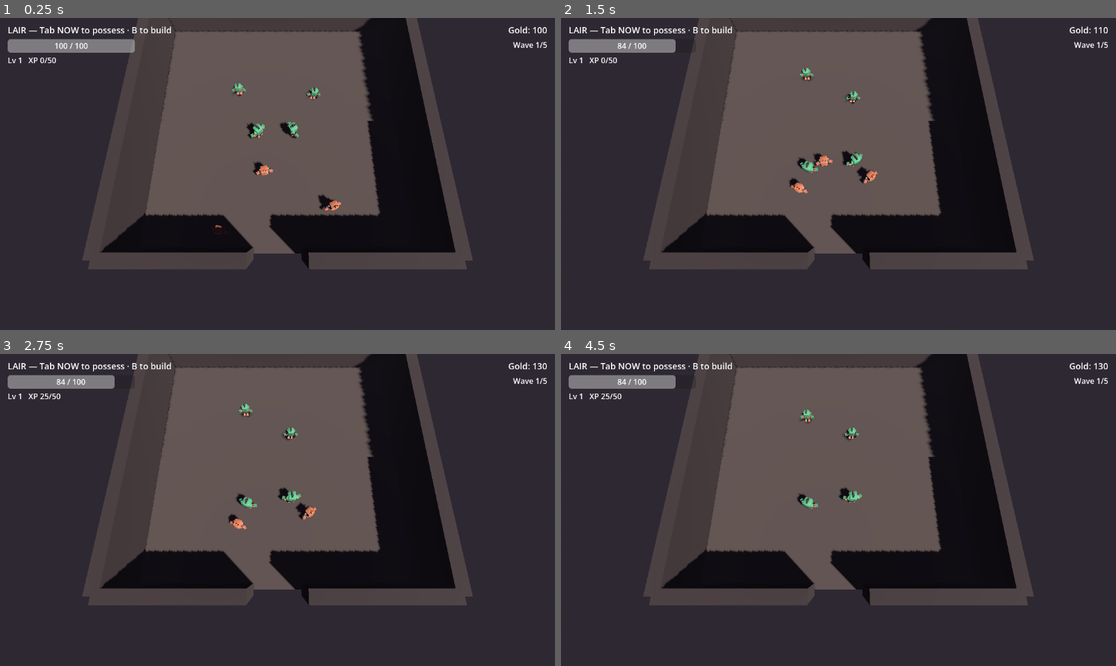
Above: before the commit, frames 1-4 (two rows, left to right).
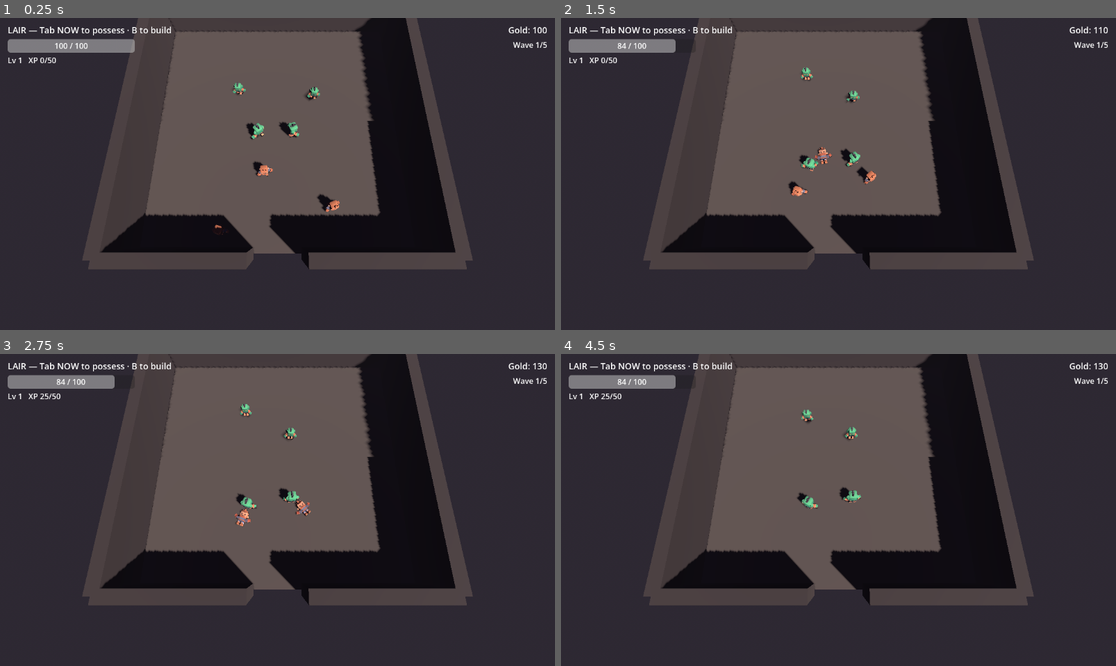
Above: after the commit, the same moments.

Repository: TAgents/orcs-lair
Game: Godot game, scene res://scenes/lair.tscn
The game is run twice, just before and just after one commit, with the same random seed, the same clock (stepped at 60 frames per second) and the same inputs.
Inputs (mouse positions are in pixels of both pictures, inside the frame that each line leads up to):
- Up to frame 1 (0.25 s): no input
- Up to frame 2 (1.5 s): tap Enter at 0.5 s; move the mouse to (960, 158) at 0.52 s; hold D (move_right) 0.53-1.28 s; tap J (attack) at 0.6, 1.35 s; click (960, 158) at 0.67 s; move the mouse to (727, 189) at 1.27 s; hold S (move_back) from 1.28 s (still down)
- Up to frame 3 (2.75 s): move the mouse to (333, 441) at 2.02 s; release S (move_back) at 2.03 s; press the mouse at (333, 441) at 2.03 s; hold D (move_right) from 2.03 s (still down); tap J (attack) at 2.3 s
- Up to frame 4 (4.5 s): move the mouse to (810, 572) at 2.77 s; release D (move_right) at 2.78 s; release the mouse at (810, 572) at 2.78 s; hold W (move_forward) 2.78-3.53 s; right-click (810, 572) at 2.85 s; click (810, 572) at 2.92 s; tap J (attack) at 3.05, 3.8 s; move the mouse to (1005, 556) at 3.52 s; hold 1 (build_select_1) 3.53-4.28 s; hold A (move_left) from 3.53 s (still down); move the mouse to (672, 463) at 4.27 s; tap 2 (build_select_2) at 4.35 s

The runs differ from the first frame. In frame 1, 0.3% of the frame differs, in the area x 38-62%, y 20-70%; in frame 2, 0.5%, in the area x 40-58%, y 15-58%; in frame 3, 0.4%; in frame 4, 0.2%.

Commit message:
feat: skeletal animations for orcs, workers, raiders
The Kenney Mini Dungeon GLBs ship a full animation library (idle, walk,
sprint, attack-melee-left/right, die, interact-right, …). We now hook it
up: the imported AnimationPlayer is cached after model swap and exposed
through Orc.play_anim() / update_locomotion_anim().

Wiring:
  - Idle/walk picked from velocity each physics tick.
  - Champion swing → attack-melee-right; cleave → attack-melee-left;
    charge → sprint (held during the dash).
  - Raider swing → attack-melee-right.
  - Worker WORKING state loops interact-right (looks like construction).
  - Death plays the 'die' anim (replaces the cheap tip-over tween),
    falling back to the tween for headless / models that lack it.

Also adds an inspector helper (scripts/test/inspect_glb.gd) used to enumerate
the pack's animation tracks, plus an anim_sequence scenario that captures
24 frames at 4 fps so reviewers can scrub through the result.

All 18 headless scenarios still pass.

Co-Authored-By: Claude Opus 4.7 (1M context) <noreply@anthropic.com>

Diff:
--- /dev/null
+++ b/scenarios/anim_sequence.json
@@ -0,0 +1,20 @@
+{
+	"name": "anim_sequence",
+	"description": "Captures one frame every 0.25s for 6 seconds → 24 frames in /tmp/anim_frames/. Useful for eyeballing whether walk/attack/die animations actually animate. Run interactively (no --headless). Workers wander, AI champion attacks the dummy raider, raider dies and plays die animation.",
+	"seed": 333,
+	"max_duration_s": 6,
+	"champion": {
+		"max_hp": 100,
+		"damage": 14,
+		"move_speed": 5.0
+	},
+	"raiders": [
+		{"position": [0, 0, 8], "max_hp": 30, "damage": 4, "move_speed": 3.0}
+	],
+	"inputs": [],
+	"screenshot_every_s": 0.25,
+	"screenshot_dir": "/tmp/anim_frames",
+	"pass_criteria": {
+		"champion_alive": true
+	}
+}
--- a/scripts/orcs/champion.gd
+++ b/scripts/orcs/champion.gd
@@ -96,6 +96,7 @@
 	apply_gravity(delta)
 	move_and_slide()
 	_face_velocity()
+	update_locomotion_anim()
 
 func _player_input() -> void:
 	var raw := Vector2(
@@ -159,6 +160,7 @@
 
 func _swing() -> void:
 	_attack_timer = attack_cooldown
+	play_anim("attack-melee-right", true)
 	hitbox.monitoring = true
 	# Snap-check anything already overlapping at swing start.
 	for body in hitbox.get_overlapping_bodies():
@@ -173,6 +175,7 @@
 	_attack_timer = attack_cooldown
 	_cleave_timer = cleave_cooldown
 	_cleave_active = true
+	play_anim("attack-melee-left", true)
 	var box: BoxShape3D = hitbox_shape.shape as BoxShape3D
 	if box != null:
 		box.size = cleave_size
@@ -215,6 +218,7 @@
 	_charge_already_hit.clear()
 	_charge_dir = _current_facing_or_input()
 	hitbox.monitoring = true
+	play_anim("sprint", true)
 
 func _current_facing_or_input() -> Vector3:
 	# Prefer the player's current move-input vector; fall back to body facing.
--- a/scripts/orcs/orc.gd
+++ b/scripts/orcs/orc.gd
@@ -13,6 +13,11 @@
 
 const GRAVITY: float = 20.0
 var _vulnerable: bool = true
+
+# AnimationPlayer of the swapped-in GLB model (Kenney Mini Dungeon ships
+# rigged characters with idle/walk/sprint/attack-melee-*/die/interact-*).
+# Null when running --headless (no model loaded).
+var _anim_player: AnimationPlayer = null
 
 func take_damage(amount: float, _source: Node = null) -> void:
 	if not _vulnerable or hp <= 0.0:
@@ -31,13 +36,41 @@
 	died.emit(self)
 	set_physics_process(false)
 	$CollisionShape3D.disabled = true
-	# Visual: tip over and fade. Keep it cheap.
-	var mesh: Node3D = get_node_or_null("Mesh")
-	if mesh:
-		var tween := create_tween()
-		tween.tween_property(mesh, "rotation:x", deg_to_rad(-85.0), 0.3)
+	# Prefer the Kenney 'die' animation when present; fall back to a tip-over
+	# tween for headless and any model that lacks the animation.
+	if _anim_player != null and _anim_player.has_animation("die"):
+		_anim_player.play("die")
+	else:
+		var mesh: Node3D = get_node_or_null("Mesh")
+		if mesh:
+			var tween := create_tween()
+			tween.tween_property(mesh, "rotation:x", deg_to_rad(-85.0), 0.3)
 	await get_tree().create_timer(2.0).timeout
 	queue_free()
+
+# Play `name` if it exists and isn't already current. force=true restarts.
+func play_anim(anim_name: String, force: bool = false) -> void:
+	if _anim_player == null:
+		return
+	if not _anim_player.has_animation(anim_name):
+		return
+	if force or _anim_player.current_animation != anim_name:
+		_anim_player.play(anim_name)
+
+# Called from subclasses each physics tick after move_and_slide. Picks
+# walk/idle by velocity unless an attack/sprint anim is already playing.
+func update_locomotion_anim() -> void:
+	if _anim_player == null:
+		return
+	var cur: String = _anim_player.current_animation
+	# Don't interrupt one-shot anims (attack/death) — let them play out.
+	if cur in ["attack-melee-left", "attack-melee-right", "die"]:
+		return
+	var horiz: float = Vector2(velocity.x, velocity.z).length()
+	if horiz > 0.5:
+		play_anim("walk")
+	else:
+		play_anim("idle")
 
 func apply_gravity(delta: float) -> void:
 	if not is_on_floor():
@@ -80,3 +113,7 @@
 	instance.name = "Mesh"
 	add_child(instance)
 	(instance as Node3D).scale = Vector3(scale, scale, scale)
+	# Cache the imported AnimationPlayer (Kenney models put it under the GLB root).
+	_anim_player = instance.get_node_or_null("AnimationPlayer")
+	if _anim_player != null:
+		_anim_player.play("idle")
--- a/scripts/orcs/worker.gd
+++ b/scripts/orcs/worker.gd
@@ -62,6 +62,12 @@
 			velocity.z = 0.0
 	apply_gravity(delta)
 	move_and_slide()
+	# In WORKING state, loop the interact animation; otherwise let the base
+	# pick walk/idle from velocity.
+	if _state == State.WORKING:
+		play_anim("interact-right")
+	else:
+		update_locomotion_anim()
 
 func _step_wander(_delta: float) -> void:
 	if _wait > 0.0:
--- a/scripts/raiders/raider.gd
+++ b/scripts/raiders/raider.gd
@@ -51,9 +51,11 @@
 	apply_gravity(delta)
 	move_and_slide()
 	_face_velocity()
+	update_locomotion_anim()
 
 func _swing() -> void:
 	_attack_timer = attack_cooldown
+	play_anim("attack-melee-right", true)
 	hitbox.monitoring = true
 	for body in hitbox.get_overlapping_bodies():
 		_on_hitbox_body_entered(body)
--- /dev/null
+++ b/scripts/test/inspect_glb.gd
@@ -0,0 +1,32 @@
+@tool
+extends SceneTree
+
+# One-shot GLB inspector. List nodes + animations for the Kenney models so we
+# know what AnimationPlayer tracks (if any) we can hook up. Run with:
+#   /Applications/Godot.app/Contents/MacOS/Godot --headless --path orcs-lair --script scripts/test/inspect_glb.gd
+
+const PATHS: Array = [
+	"res://assets/kenney_mini-dungeon/character-orc.glb",
+	"res://assets/kenney_mini-dungeon/character-human.glb",
+]
+
+func _initialize() -> void:
+	for path in PATHS:
+		print("=== ", path)
+		if not ResourceLoader.exists(path):
+			print("  (missing)")
+			continue
+		var scene: PackedScene = load(path)
+		var root: Node = scene.instantiate()
+		_walk(root, 0)
+		root.queue_free()
+	quit()
+
+func _walk(n: Node, depth: int) -> void:
+	var pad: String = "  ".repeat(depth)
+	print("%s%s : %s" % [pad, n.name, n.get_class()])
+	if n is AnimationPlayer:
+		for a in n.get_animation_list():
+			print("%s  anim: %s" % [pad, a])
+	for c in n.get_children():
+		_walk(c, depth + 1)
Not shown, added: scripts/test/inspect_glb.gd.uid
